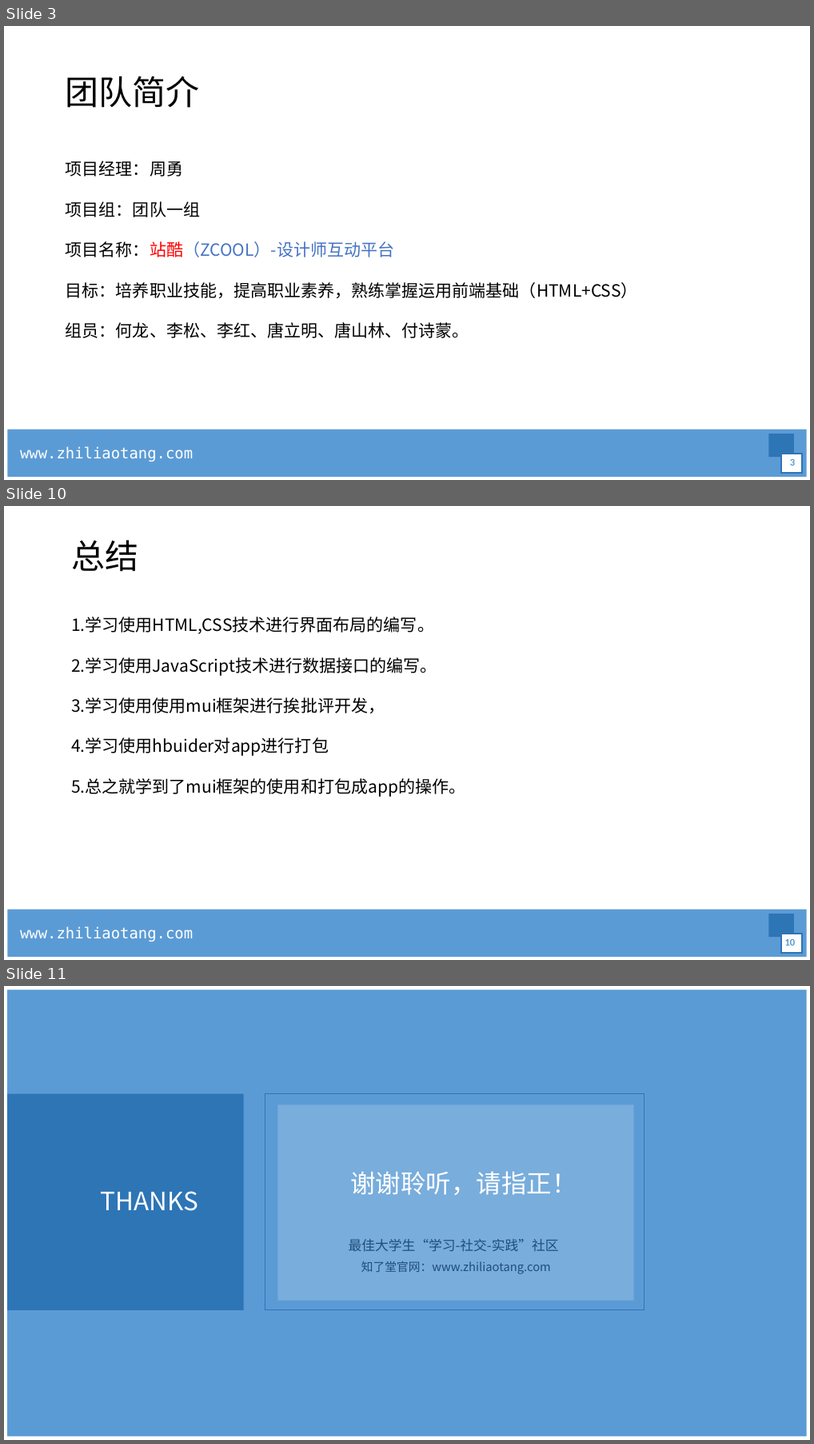
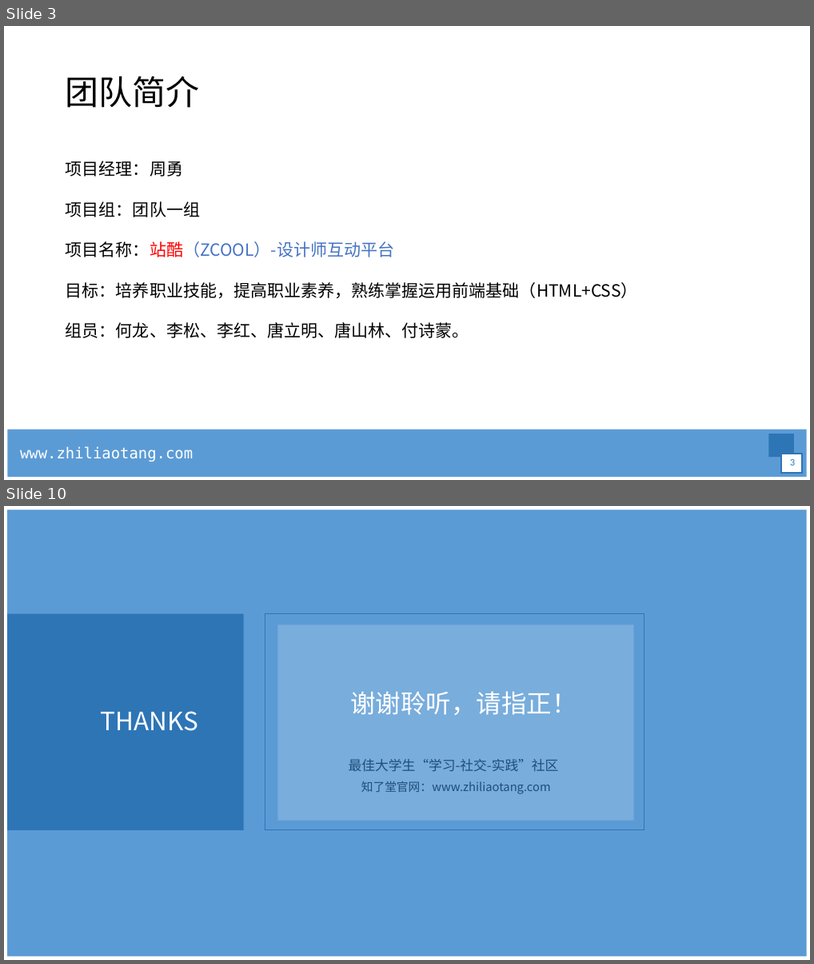
Before and after one commit to 6luckysong6/zhanku, a slide deck: 项目考核.pptx. Shown one above the other, each under a label of ours: slides 3, 10 and 11 before the commit, slides 3 and 10 after it; the slides between them are not shown. The pictures are 814x1444 and 814x964 pixels, drawn with LibreOffice and Linux fonts; fonts in the diff are those of the drawing; background and template pictures are left out. Boxes give left, top, right and bottom in pixels: in the first picture for what was removed or moved away, otherwise in the second. Text is boxed around its words. In the diff, an @@ line names an element or a change of style, - is before the commit and + after.

```diff
--- a/项目考核.pptx
+++ b/项目考核.pptx
@@ slide 10 removed at <box>4,506,810,960</box>, background #FFFFFF; not listed: 4 template elements that a slide beside it also shows @@
@@ title removed at <box>71,540,138,572</box> @@
-总结
@@ text removed at <box>71,616,466,796</box> @@
-1.学习使用HTML,CSS技术进行界面布局的编写。
-2.学习使用JavaScript技术进行数据接口的编写。
-3.学习使用使用mui框架进行挨批评开发，
-4.学习使用hbuider对app进行打包
-5.总之就学到了mui框架的使用和打包成app的操作。
@@ page number removed at <box>786,939,796,945</box> @@
-10
@@ what was slide 11 is now slide 10 @@
```
Also in this commit, not shown: 5 slides changed, 1 slide added, 1 other slide removed, 2 other files.
